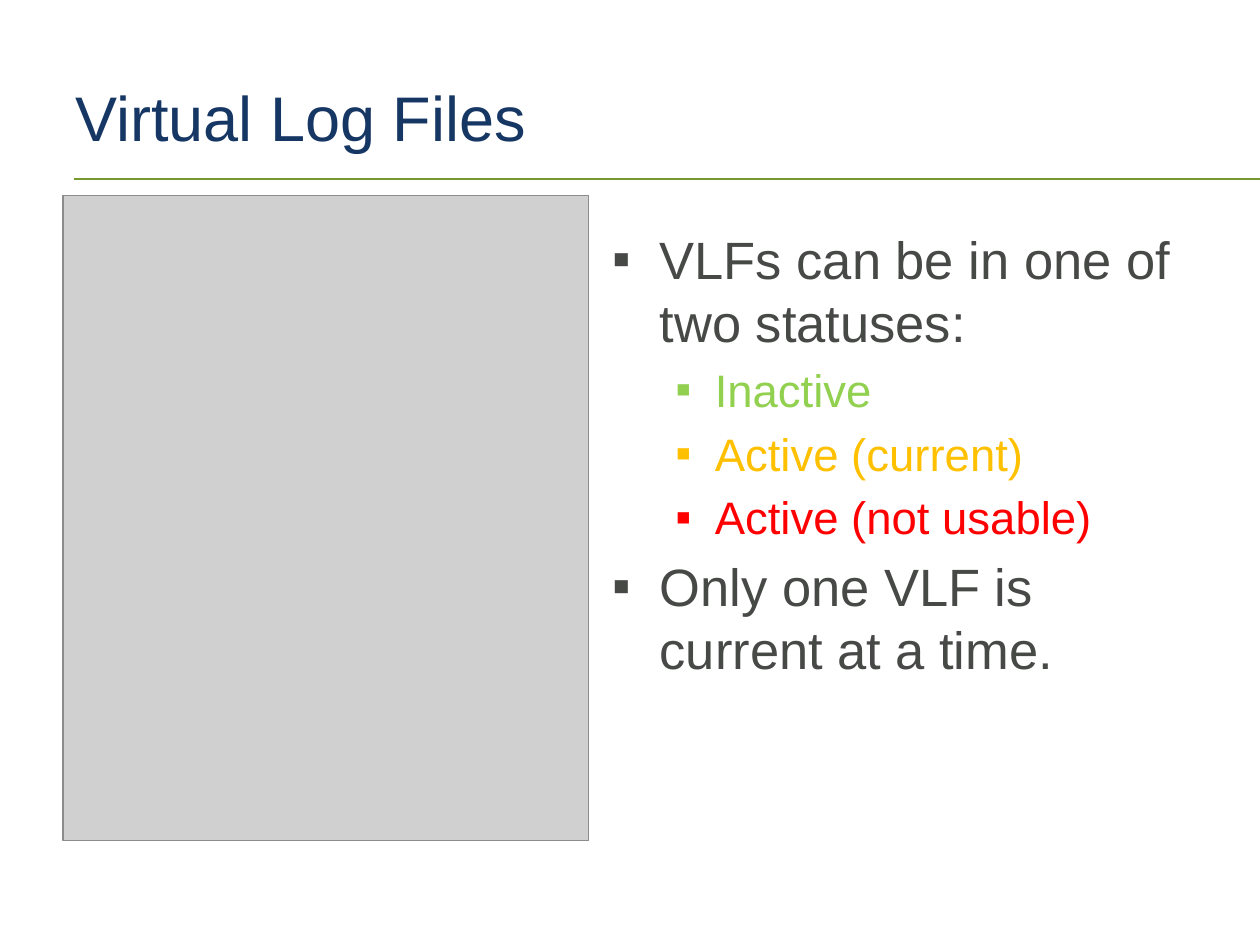
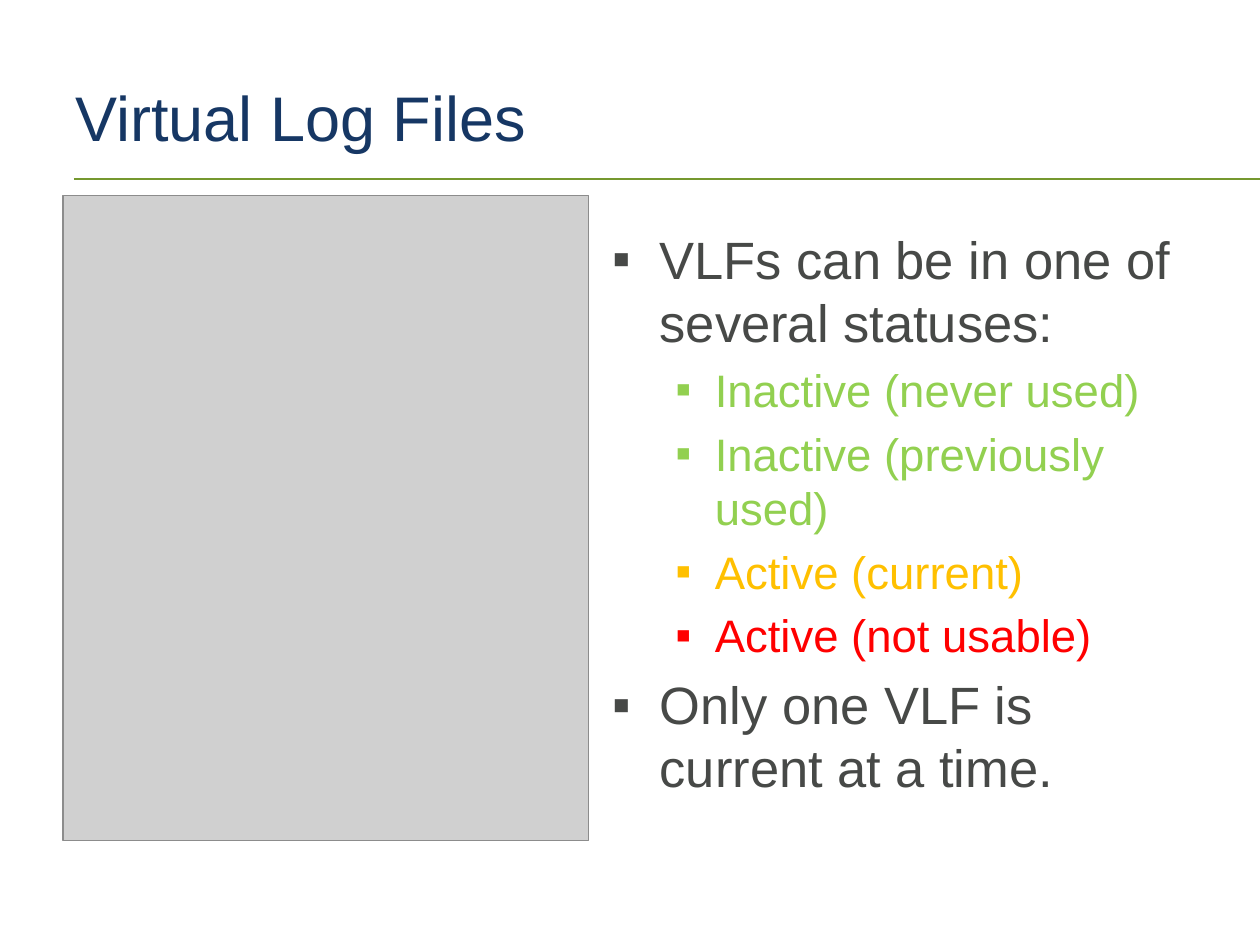
Before and after one commit to tf3604/LogFilePresentation, a slide deck: slide 10 of TransactionLog.pptx. Drawn at 1260x945 pixels with LibreOffice and Linux fonts; fonts in the diff are those of the drawing; grey boxes stand for pictures; background and template pictures are left out. Boxes give left, top, right and bottom in pixels: in the first picture for what was removed or moved away, otherwise in the second. Text is boxed around its words. In the diff, an @@ line names an element or a change of style, - is before the commit and + after.

Commit message:
Additional info on VLF statuses. Clarification on simple recovery vs auto-truncate.

```diff
--- a/TransactionLog.pptx
+++ b/TransactionLog.pptx
@@ text at <box>660,241,1170,534</box>: text changed; size 30 to 26 pt; text colour #474947 to #92D050 @@
-▪ VLFs can be in one of two statuses:
-  ▪ Inactive
+▪ VLFs can be in one of several statuses:
+  ▪ Inactive (never used)
+  ▪ Inactive (previously used)
```
Also in this commit, not shown: 2 other slides changed.
